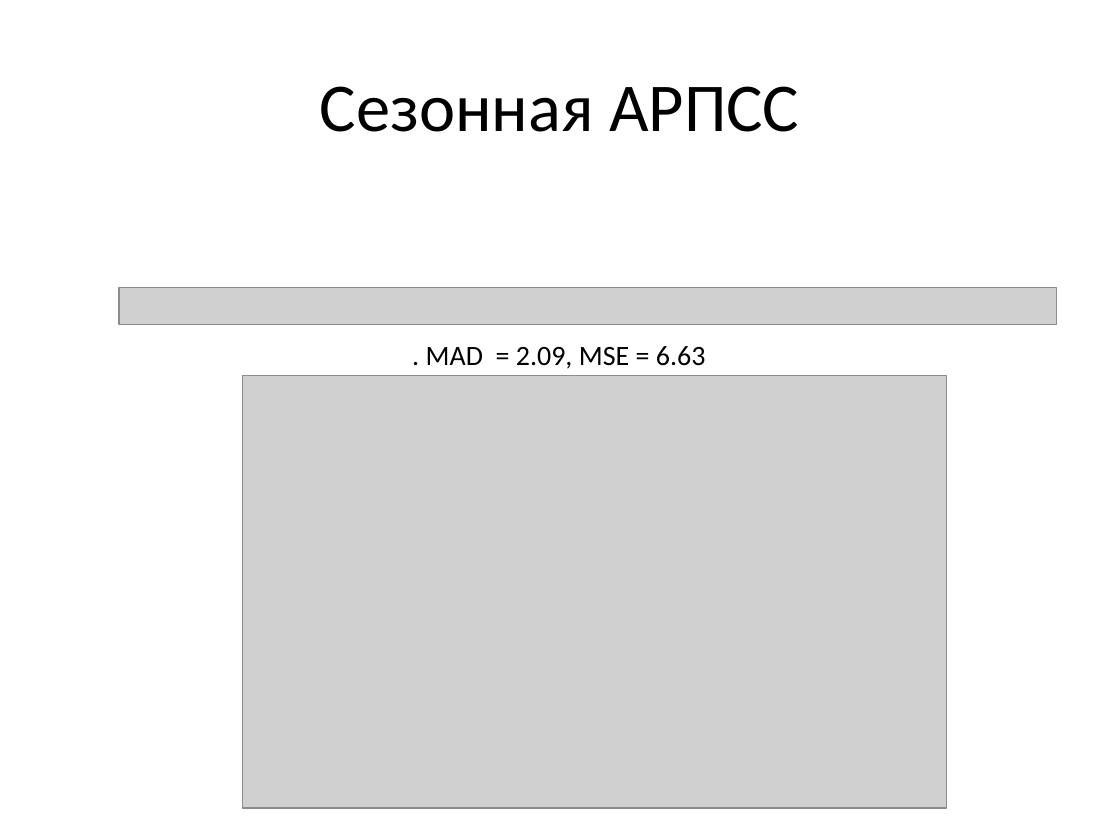
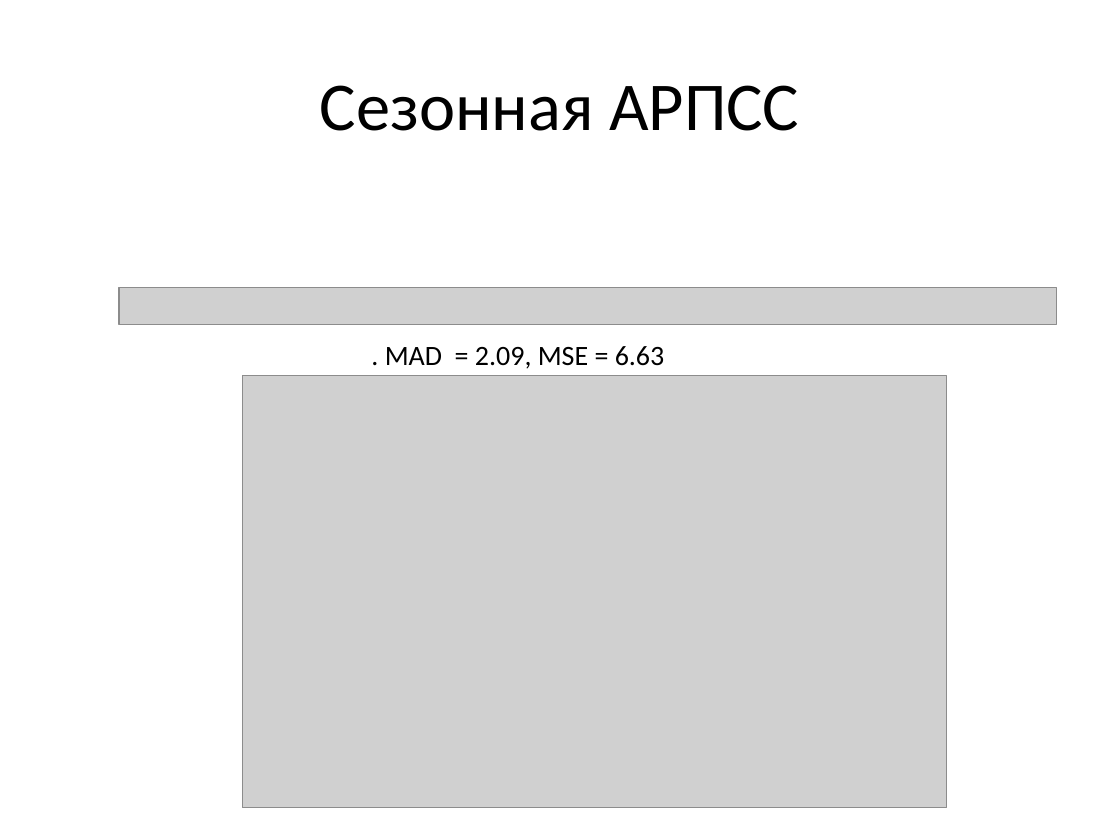
Before and after one commit to Ivan456/diplom, a slide deck: slide 8 of Ivan Vodich.pptx. Drawn at 1120x840 pixels with LibreOffice and Linux fonts; fonts in the diff are those of the drawing; grey boxes stand for pictures. Boxes give left, top, right and bottom in pixels: in the first picture for what was removed or moved away, otherwise in the second. Text is boxed around its words. In the diff, an @@ line names an element or a change of style, - is before the commit and + after.

```diff
--- a/Ivan Vodich.pptx
+++ b/Ivan Vodich.pptx
@@ text ". MAD = 2.09, MSE ...": place and size @@
-text ". MAD = 2.09, MSE ..." at bbox=[426, 346, 706, 369]
+text ". MAD = 2.09, MSE ..." at bbox=[385, 346, 665, 369]
```
Also in this commit, not shown: 3 other slides changed, 4 slides added, 4 slides removed, 1 other file.
